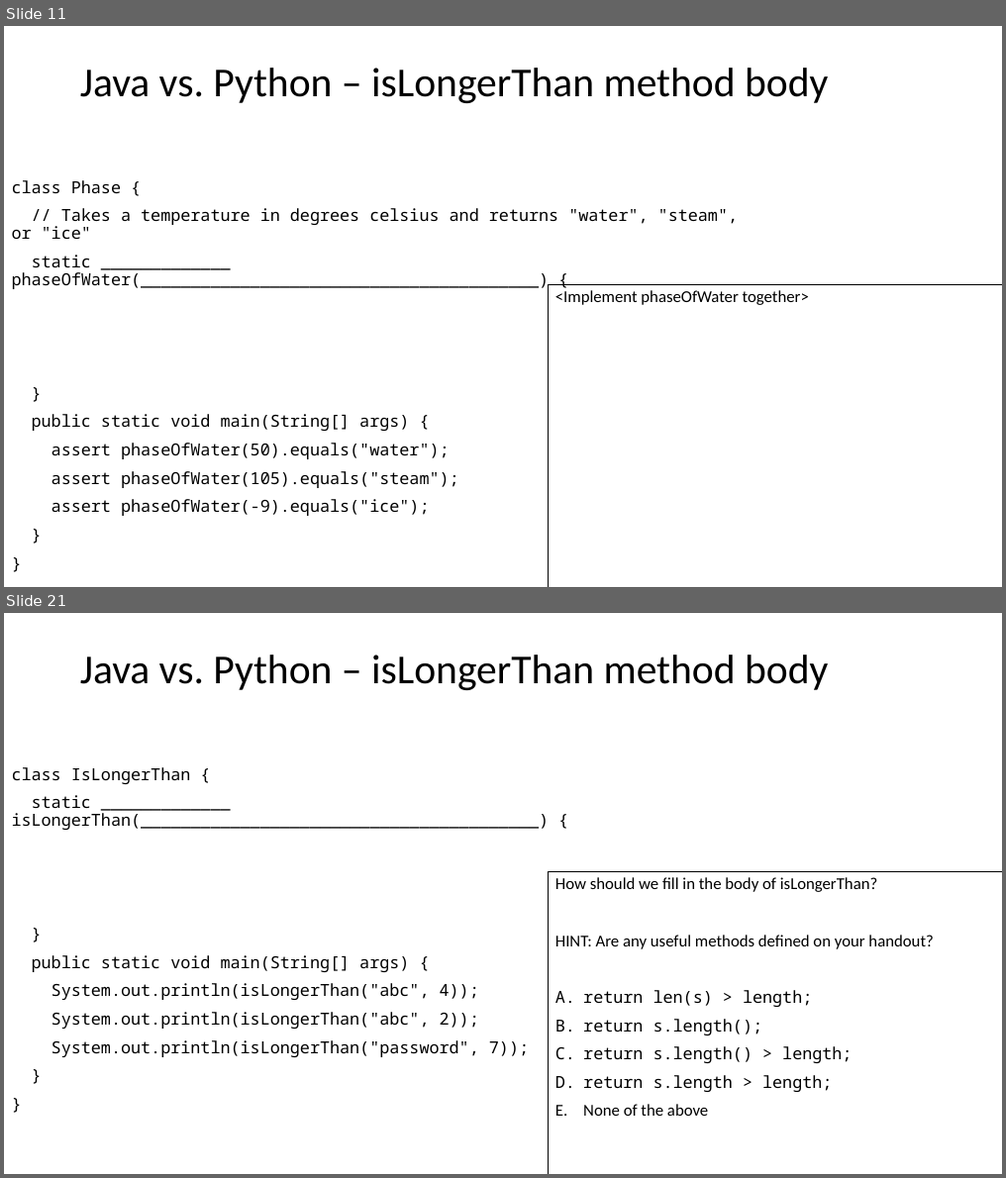
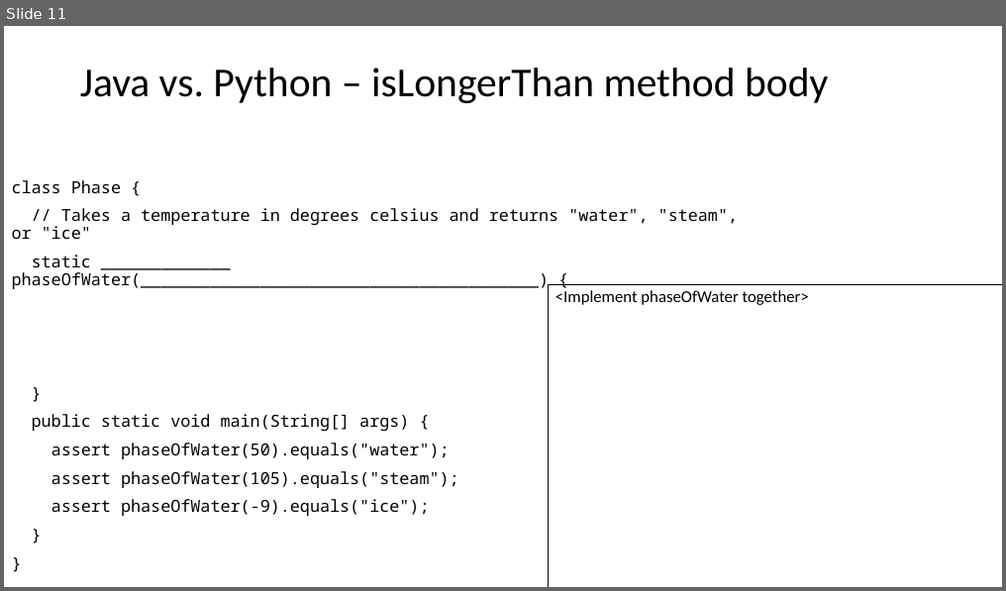
Before and after one commit to catherinefxia/ucsd-cse8a-w20.github.io, a slide deck: lectures/CSE8AW20-Jan-30-Lec8-Java-Continues/CSE8AW20-01-30-Lec8-Java-Continues-slides.pptx. Shown one above the other, each under a label of ours: slides 11 and 21 before the commit, slide 11 after it; the slides between them are not shown. The pictures are 1006x1178 and 1006x591 pixels, drawn with LibreOffice and Linux fonts; fonts in the diff are those of the drawing. Boxes give left, top, right and bottom in pixels: in the first picture for what was removed or moved away, otherwise in the second. Text is boxed around its words. In the diff, an @@ line names an element or a change of style, - is before the commit and + after.

```diff
--- a/lectures/CSE8AW20-Jan-30-Lec8-Java-Continues/CSE8AW20-01-30-Lec8-Java-Continues-slides.pptx
+++ b/lectures/CSE8AW20-Jan-30-Lec8-Java-Continues/CSE8AW20-01-30-Lec8-Java-Continues-slides.pptx
@@ slide 21 removed at bbox=[4, 613, 1002, 1174], background #FFFFFF @@
@@ title removed at bbox=[80, 655, 828, 690] @@
-Java vs. Python – isLongerThan method body
@@ text removed at bbox=[12, 767, 549, 1058] @@
-class IsLongerThan {
-static _____________ isLongerThan(________________________________________) {
-}
-public static void main(String[] args) {
-System.out.println(isLongerThan("abc", 4));
-System.out.println(isLongerThan("abc", 2));
-System.out.println(isLongerThan("password", 7));
-}
-}
@@ rectangle removed at bbox=[548, 872, 1002, 1174] @@
-How should we fill in the body of isLongerThan?
-HINT: Are any useful methods defined on your handout?
-A. return len(s) > length;
-B. return s.length();
-C. return s.length() > length;
-D. return s.length > length;
-E. None of the above
```
Also in this commit, not shown: 10 other slides removed, 5 other files.
